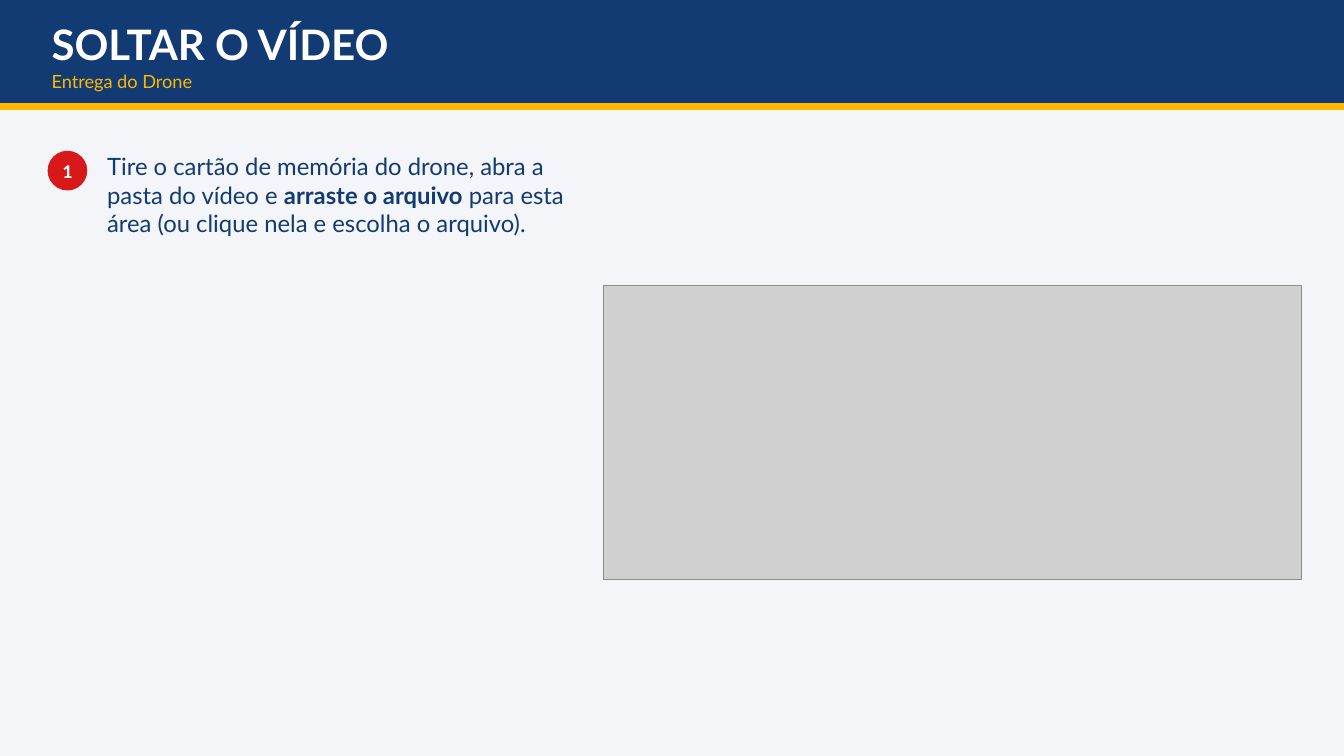
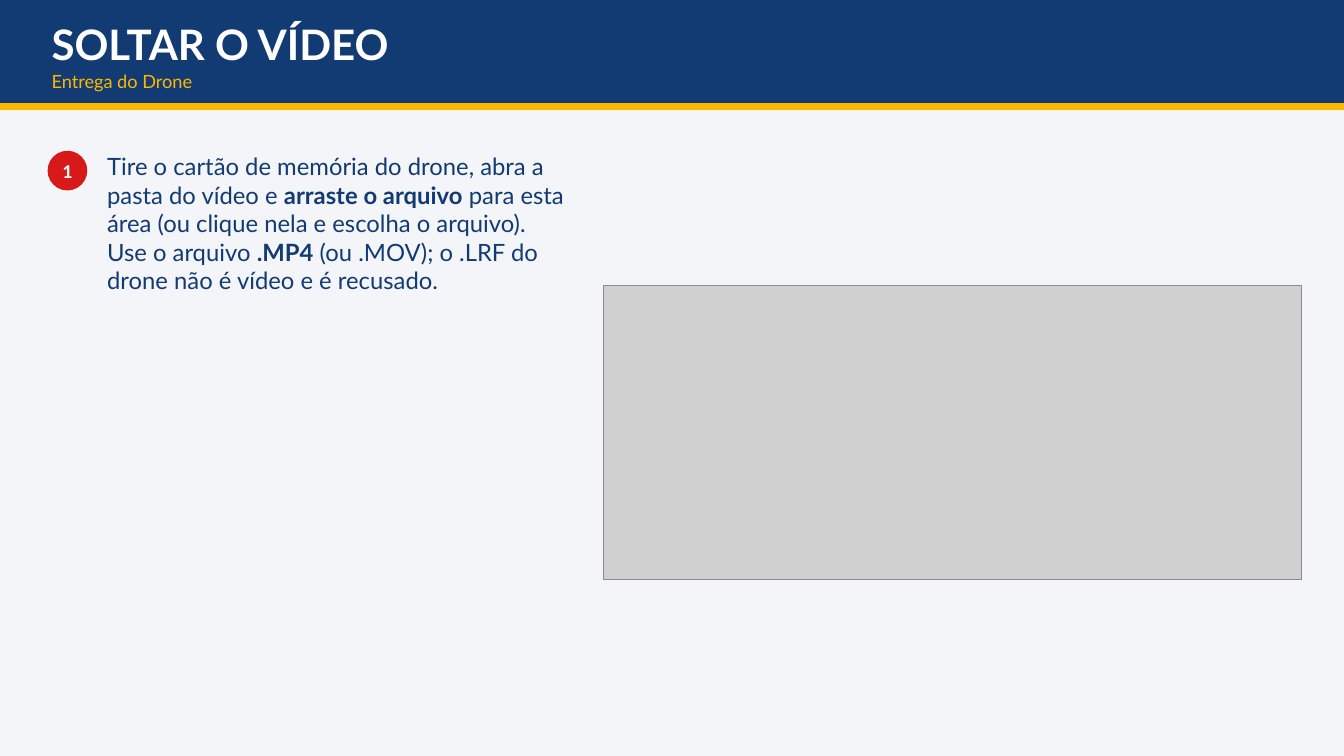
Before and after one commit to dudurezende10/eterna, a slide deck: slide 23 of docs/treinamento/entregaveis/Treinamento - Drone, Chute a Gol e Snap Pop - da venda a entrega.pptx. Drawn at 1344x756 pixels with LibreOffice and Linux fonts; fonts in the diff are those of the drawing; grey boxes stand for pictures. Boxes give left, top, right and bottom in pixels: in the first picture for what was removed or moved away, otherwise in the second. Text is boxed around its words. In the diff, an @@ line names an element or a change of style, - is before the commit and + after.

Commit message:
v99.24.1: Minhas vendas cabe no tablet; manual e apresentação do treinamento 1.1 (foto obrigatória, busca, fotos do Tour no vídeo, código de 12, lotes de cartões)

```diff
--- a/docs/treinamento/entregaveis/Treinamento - Drone, Chute a Gol e Snap Pop - da venda a entrega.pptx
+++ b/docs/treinamento/entregaveis/Treinamento - Drone, Chute a Gol e Snap Pop - da venda a entrega.pptx
@@ text at <box>107,157,564,289</box>: text changed @@
-Tire o cartão de memória do drone, abra a pasta do vídeo e arraste o arquivo para esta área (ou clique nela e escolha o arquivo).
+Tire o cartão de memória do drone, abra a pasta do vídeo e arraste o arquivo para esta área (ou clique nela e escolha o arquivo). Use o arquivo .MP4 (ou .MOV); o .LRF do drone não é vídeo e é recusado.
```
Also in this commit, not shown: 8 other slides changed, 3 slides added, 22 other files.
